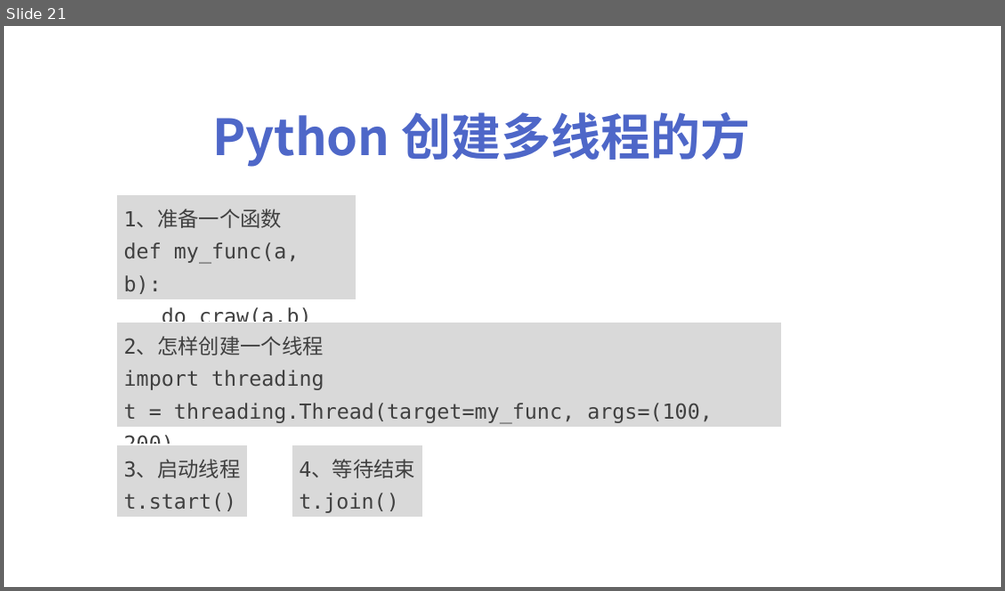
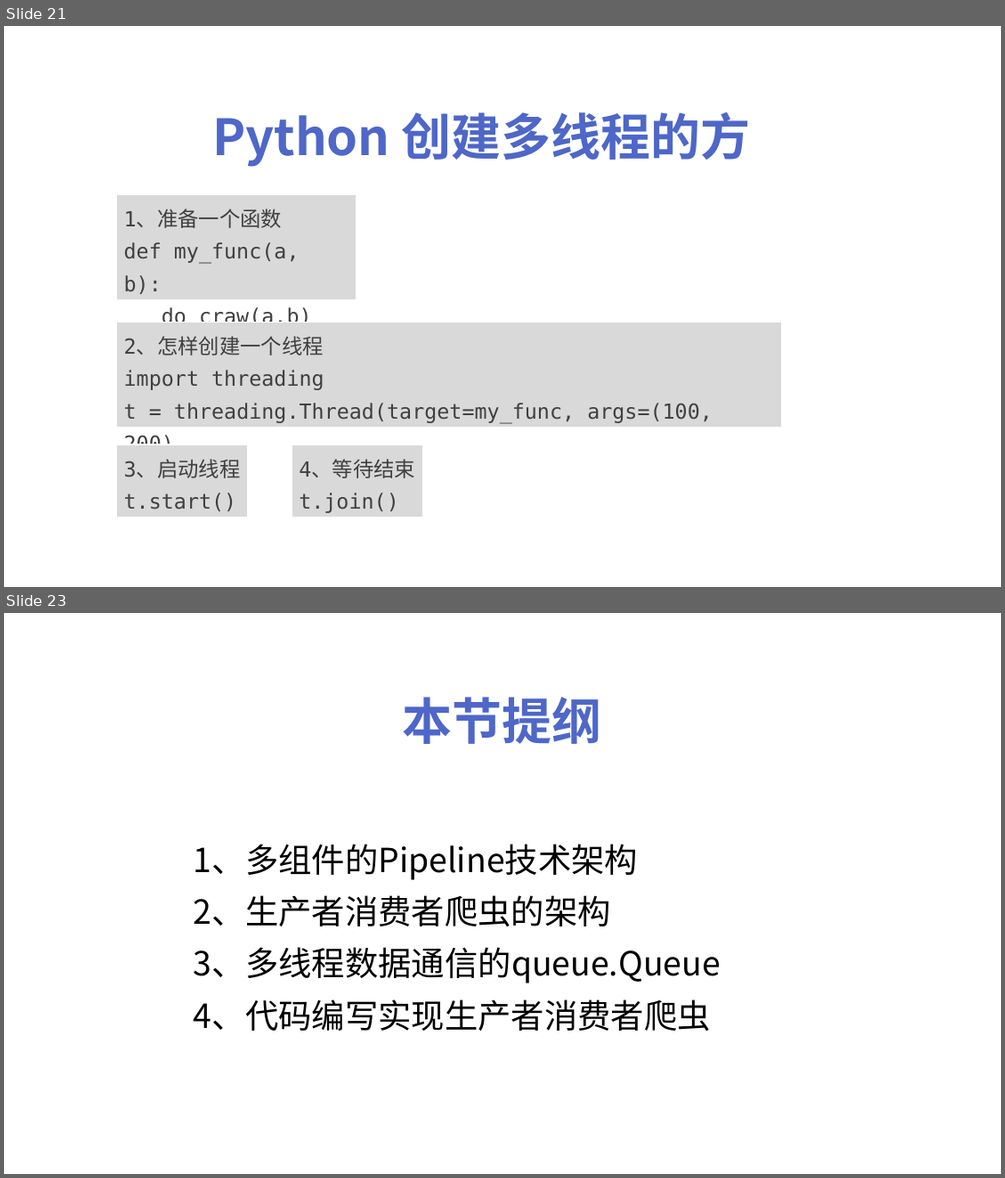
Before and after one commit to peiss/ant-learn-python-concurrent, a slide deck: Python并发编程简介.pptx. Shown one above the other, each under a label of ours: slide 21 before the commit, slides 21 and 23 after it; the slides between them are not shown. The pictures are 1005x591 and 1005x1178 pixels, drawn with LibreOffice and Linux fonts; fonts in the diff are those of the drawing. Boxes give left, top, right and bottom in pixels: in the first picture for what was removed or moved away, otherwise in the second. Text is boxed around its words. In the diff, an @@ line names an element or a change of style, - is before the commit and + after.

```diff
--- a/Python并发编程简介.pptx
+++ b/Python并发编程简介.pptx
@@ slide 23 added at <box>4,613,1001,1174</box>, background #FFFFFF @@
@@ text added at <box>403,697,602,744</box>, 48 pt, text #4E67C8, bold @@
+本节提纲
@@ text added at <box>194,844,720,1030</box>, 32 pt, text #000000 @@
+1、多组件的Pipeline技术架构
+2、生产者消费者爬虫的架构
+3、多线程数据通信的queue.Queue
+4、代码编写实现生产者消费者爬虫
```
Also in this commit, not shown: 4 other slides added, 4 other files.
